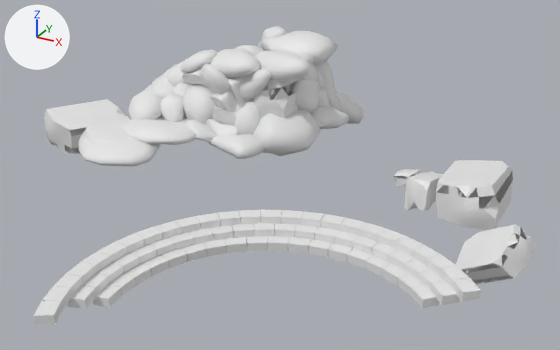
An edit to the OBJ model resources/import3D/terrain/rocks/rocks.obj, drawn before and after from the same camera.
The view is the same before and after, from a camera (50 mm lens) standing at (23.2, -45.1, 23.7) and looking at (-2.4, 1.3, 0.5). Lighting does not change. The marker at upper left points along +X, +Y and +Z. Where no turn or scale is listed for an object, it has been applied to the vertices. Vertices at the same position are counted once.

Names of what the first picture shows: 'Cube.002_Cube.012', 'Rock_M_4.001_Plane.011'.
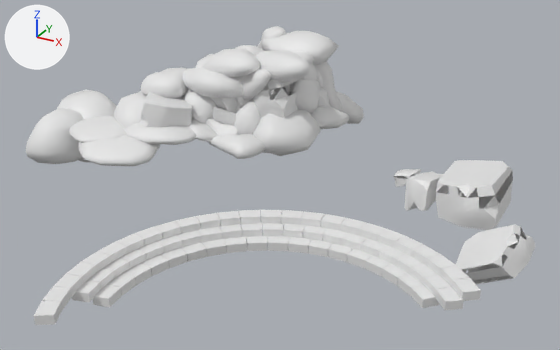
Pixel boxes (x1, y1, x2, y2) of what changed, in the pictures (560 x 350 px; the box of a moved part takes in the faces that stretch with it):
'Rock_M_4.001_Plane.011', reshaped: before (44, 26, 535, 284); after (26, 26, 535, 284)
part 1 of me_rock_m_4_001_plane_011, moved or reshaped: before (128, 84, 163, 120); after (114, 91, 147, 129)
part 2 of me_rock_m_4_001_plane_011, moved or reshaped: before (85, 120, 135, 145); after (69, 116, 126, 142)
part 3 of me_rock_m_4_001_plane_011, added: after (141, 67, 188, 98)
part 4 of me_rock_m_4_001_plane_011, added: after (57, 89, 117, 163)
part 5 of me_rock_m_4_001_plane_011, added: after (141, 92, 192, 127)
part 6 of me_rock_m_4_001_plane_011, deleted: before (180, 50, 218, 73)
part 7 of me_rock_m_4_001_plane_011, cut back: before (44, 63, 230, 154); after (26, 62, 244, 164)
part 8 of me_cube_002_cube_012, moved or reshaped: before (68, 285, 96, 309); after (72, 280, 101, 302)
part 9 of me_cube_002_cube_012, moved or reshaped: before (432, 281, 460, 305); after (435, 287, 464, 310)

What changed in the scene script:
```text
Change me_cube_002_cube_012:
    where me_cube_002_cube_012.from_pydata(...)  # 512 vertices, 384 faces; spans x -7.2..14.9, y -20.6..-1.8, z -1.6..0.0
    used by ob_cube_002_cube_012; location = (0.0, 0.0, 0.0)
    me_cube_002_cube_012 part 8: the loose piece of 8 vertices spanning x -6.1..-4.7, y -17.8..-16.2, z -1.1..-0.5 is moved by (-0.2, 0.6, 0.0)
    me_cube_002_cube_012 part 9: the loose piece of 8 vertices spanning x 12.0..13.8, y -7.3..-5.5, z -1.1..-0.5 is moved by (0.4, -0.5, 0.0)
Change me_rock_m_4_001_plane_011:
    used by ob_rock_m_4_001_plane_011; location = (0.0, 0.0, 0.0)
    remove me_rock_m_4_001_plane_011.from_pydata(...)  # 4564 vertices, 4419 faces; spans x -25.5..16.7, y -3.9..21.8, z -2.3..8.0
    add me_rock_m_4_001_plane_011.from_pydata(...)  # 4208 vertices, 4062 faces; spans x -27.5..16.7, y -3.9..21.8, z -3.2..8.0
    me_rock_m_4_001_plane_011 part 1: the loose piece of 72 vertices spanning x -18.2..-14.4, y 1.8..6.6, z 1.5..4.2 is multiplied about its middle by the matrix ((1.367, -0.083, 0.048), (0.069, 1.331, 0.316), (-0.066, -0.313, 1.332)), then moved by (-0.5, -0.2, -0.6)
    me_rock_m_4_001_plane_011 part 2: the loose piece of 126 vertices spanning x -19.8..-13.8, y -2.3..3.1, z 1.0..2.0 is multiplied about its middle by the matrix ((0.976, -0.021, -0.061), (0.019, 0.977, -0.047), (0.062, 0.046, 0.975)), then moved by (-1.7, -0.1, 0.1)
    me_rock_m_4_001_plane_011 part 3: a new loose piece of 126 vertices spanning x -17.4..-13.3, y 3.3..8.6, z 3.3..5.5
    me_rock_m_4_001_plane_011 part 4: a new loose piece of 99 vertices spanning x -27.5..-18.8, y 0.8..8.1, z -3.2..2.9
    me_rock_m_4_001_plane_011 part 5: a new loose piece of 72 vertices spanning x -17.3..-11.6, y 0.6..8.1, z 1.3..4.4
    me_rock_m_4_001_plane_011 part 6: the loose piece of 126 vertices spanning x -14.8..-11.3, y 5.0..8.8, z 5.6..7.4 is deleted
    me_rock_m_4_001_plane_011 part 7: 4 vertices moved from x -14.2..-12.6, y 6.0..8.3, z 5.1..6.0 to x -14.2..-12.6, y 6.0..8.3, z 5.0..6.0; 687 vertices removed from x -25.5..-9.3, y -0.3..9.2, z -1.2..6.7; 286 vertices added at x -25.4..-7.9, y -2.8..9.6, z -2.1..6.2
```
